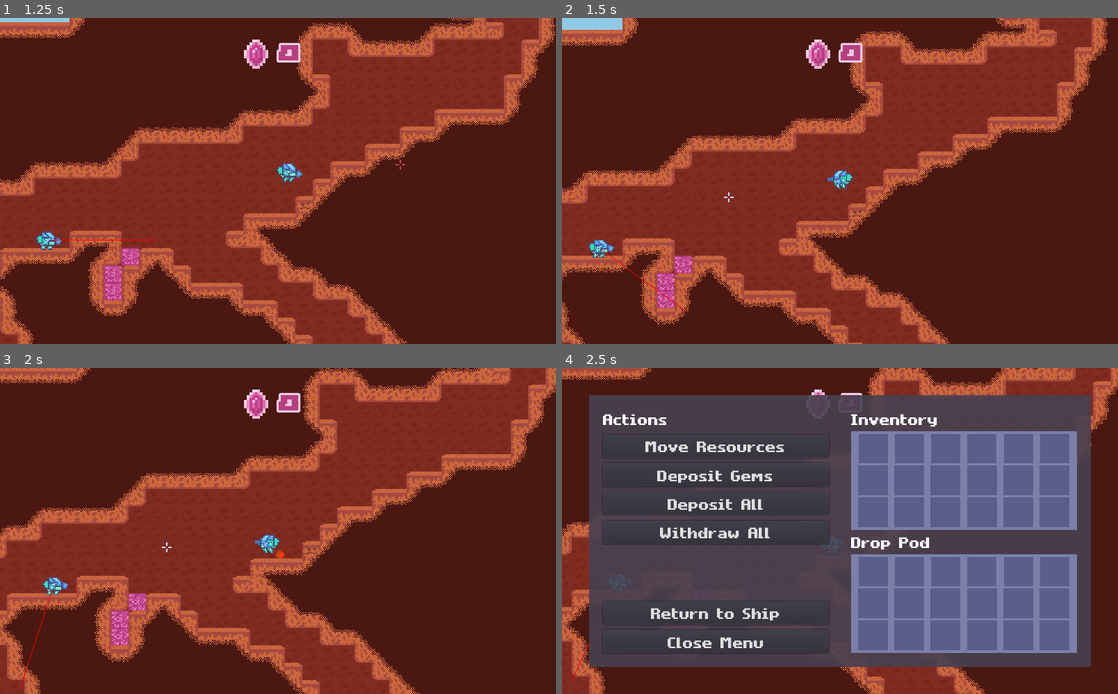
Above: before the commit, frames 1-4 (two rows, left to right).
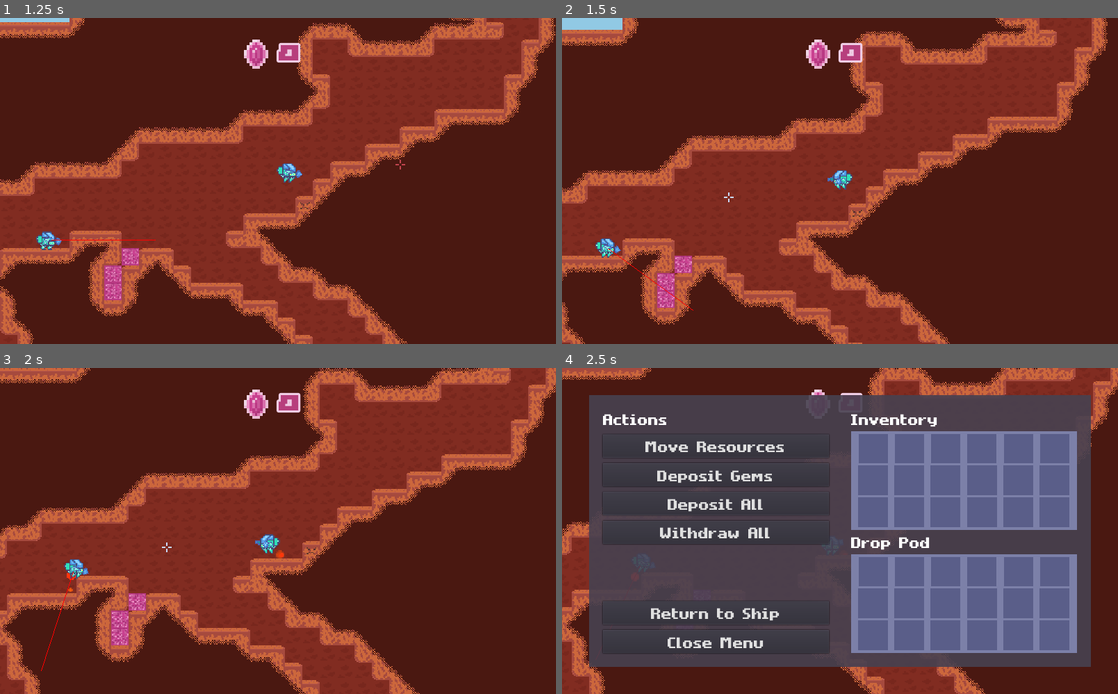
Above: after the commit, the same moments.

Repository: MichaelRRyan/Mecha-Miners
Game: Godot game, scene res://scenes/Gameplay.tscn
The game is run twice, just before and just after one commit, with the same random seed, the same clock (stepped at 60 frames per second) and the same inputs.
Inputs (mouse positions are in pixels of both pictures, inside the frame that each line leads up to):
- Up to frame 1 (1.25 s): tap Enter at 0.5 s; move the mouse to (400, 164) at 0.52 s; press the mouse at (400, 164) at 0.53 s; hold D (move_right) from 0.53 s (still down); tap W (jump) at 0.77 s
- Up to frame 2 (1.5 s): move the mouse to (728, 197) at 1.27 s; release D (move_right) at 1.28 s; release the mouse at (728, 197) at 1.28 s; hold A (move_left) from 1.28 s (still down); right-click (728, 197) at 1.35 s
- Up to frame 3 (2 s): keep holding A (move_left); tap W (jump) at 1.52 s
- Up to frame 4 (2.5 s): move the mouse to (895, 459) at 2.02 s; release A (move_left) at 2.03 s; hold D (move_right) from 2.03 s (still down); hold E (interact) from 2.03 s (still down)

Frame 1 is identical in both runs. In frame 2, 0.3% of the frame differs, in the area x 4-24%, y 67-91%; in frame 3, 0.4%, in the area x 3-16%, y 58-99%; in frame 4, less than 0.1%.
Error before the commit: Parse Error: The class "AIBrain" was found in global scope, but its script couldn't be loaded. (res://scripts/ai/behaviours/Behaviour.gd:4)

Commit message:
Fixed cyclic dependency issue

Diff:
--- a/scripts/ai/AIBrain.gd
+++ b/scripts/ai/AIBrain.gd
@@ -17,7 +17,7 @@
 
 #-------------------------------------------------------------------------------
 # Adds a behaviour to the top of the stack (becomes the current behaviour).
-func add_behaviour(new_behaviour : Behaviour) -> void:
+func add_behaviour(new_behaviour) -> void:
 	assert(false)
 
 
@@ -29,7 +29,7 @@
 
 #-------------------------------------------------------------------------------
 # Switches the current running behaviour with another, removing the original.
-func change_behaviour(new_behaviour : Behaviour) -> void:
+func change_behaviour(new_behaviour) -> void:
 	assert(false)
 
 
